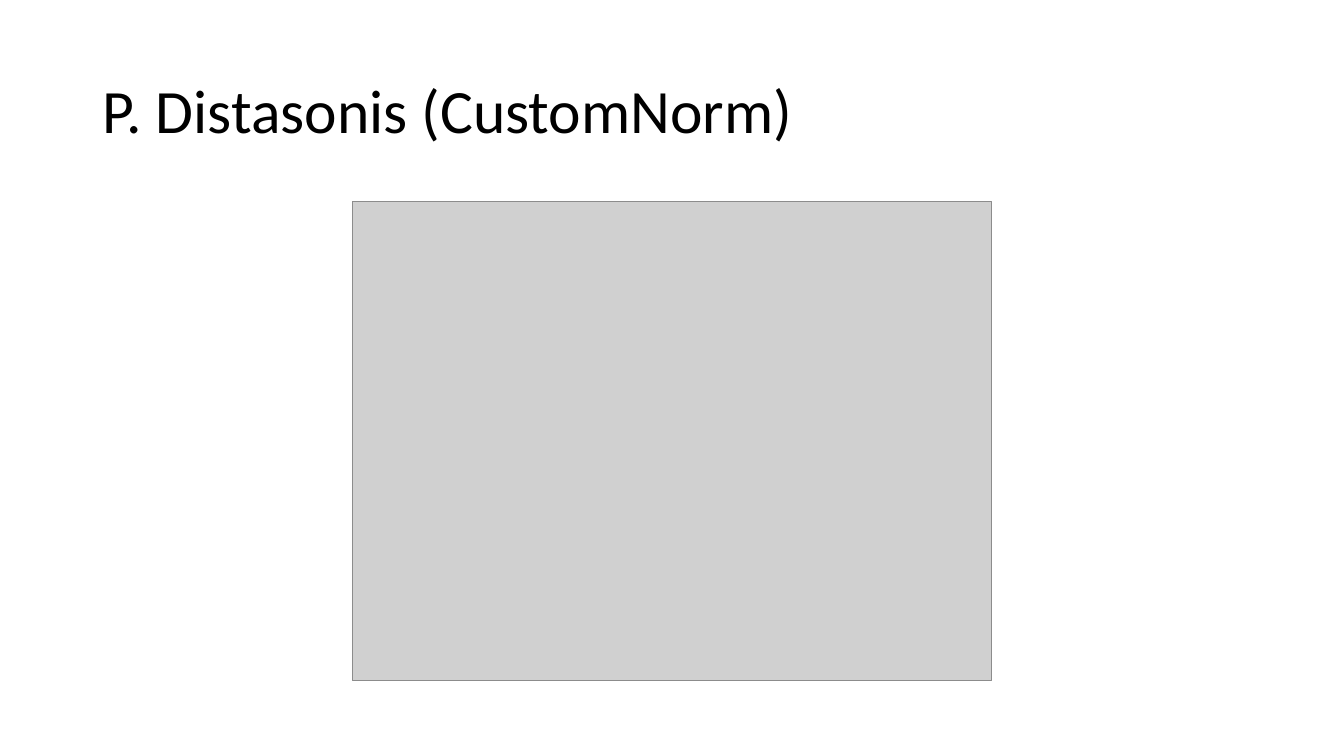
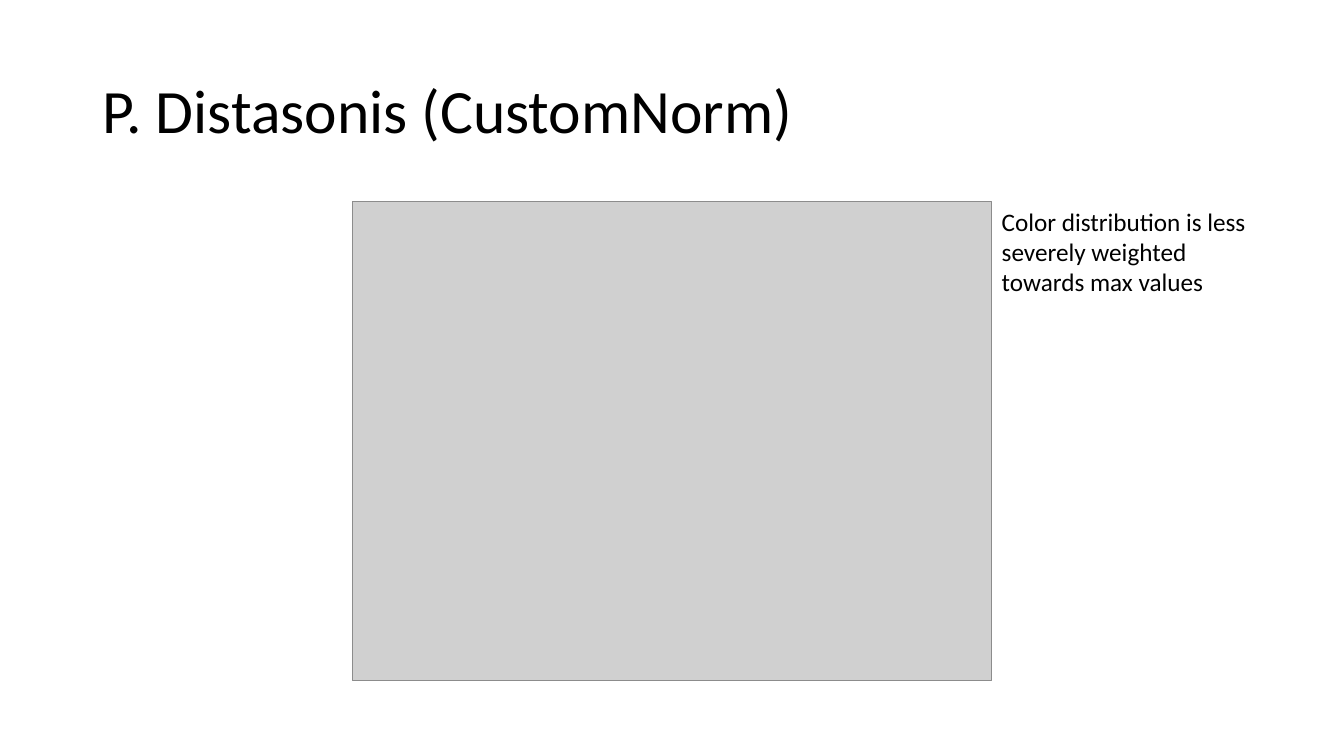
Before and after one commit to jon-mah/demo_for_ccgb, a slide deck: slide 5 of Summary/20220901_microbiome_demographic_slides.pptx. Drawn at 1344x756 pixels with LibreOffice and Linux fonts; fonts in the diff are those of the drawing; grey boxes stand for pictures. Boxes give left, top, right and bottom in pixels: in the first picture for what was removed or moved away, otherwise in the second. Text is boxed around its words. In the diff, an @@ line names an element or a change of style, - is before the commit and + after.

```diff
--- a/Summary/20220901_microbiome_demographic_slides.pptx
+++ b/Summary/20220901_microbiome_demographic_slides.pptx
@@ text added at [1002, 213, 1245, 292], 18 pt, text #000000 @@
+Color distribution is less
+severely weighted
+towards max values
```
Also in this commit, not shown: 3 other slides changed, 4 slides added, 1 other file.
